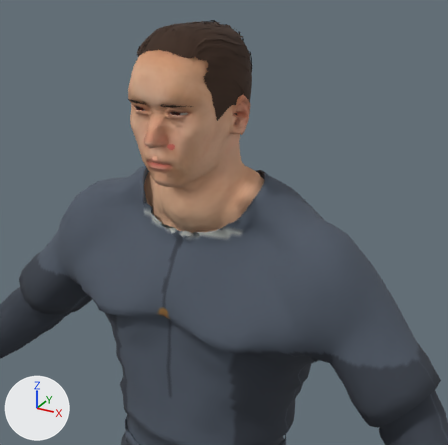
The glTF model apps/client/src/props/art-study/source-kest/kest-field-tunic-motion.glb as it was, and as the next commit left it.
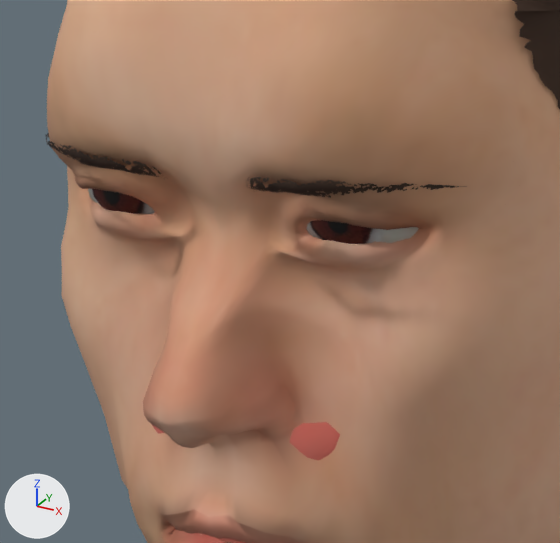
Each version is shown from a 50 mm lens placed at (0.509, -0.746, 1.948), pointed at (0.117, -0.033, 1.592), then close up on the part from 27% to 47% of the width and 17% to 37% of the height. Arrows for +X, +Y and +Z are at lower left; the lights stay in place. The first two pictures are the older version. Where no turn or scale is listed for an object, it has been applied to the vertices.

In view in the first close-up: 'Kest field-tunic', 'Kest field-tunic.eyebrow001', 'Kest field-tunic.low-poly', 'Kest field-tunic.short04'.
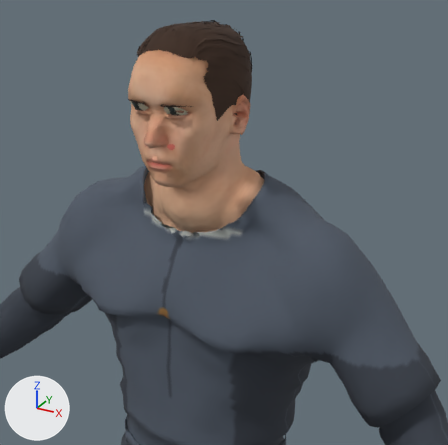
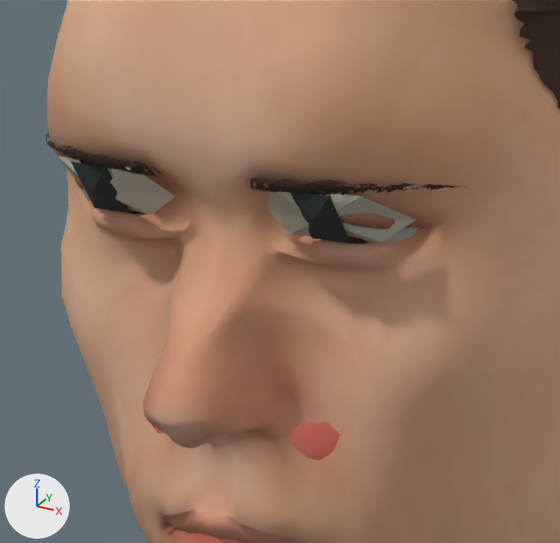
Where the change shows, as pixel boxes (x1, y1, x2, y2) in the close-ups (560 x 543 px):
'Kest eye accents', added
    after: (58, 156, 416, 243)
'Kest field-tunic.low-poly', unchanged, covered by the edit
    before: (88, 189, 419, 244)
    after: (129, 209, 419, 244)

Edits to the bpy script that builds the scene:
```text
Add mat_kest_eye_accents_palette:
    mat_kest_eye_accents_palette = bpy.data.materials.new('Kest eye accents palette')
    mat_kest_eye_accents_palette.use_nodes = True; mat_kest_eye_accents_palette.node_tree.nodes.clear()
    _N = mat_kest_eye_accents_palette.node_tree.nodes; _L = mat_kest_eye_accents_palette.node_tree.links
    n0 = _N.new('ShaderNodeBsdfPrincipled'); n0.name = 'Principled BSDF'
    n0.inputs[2].default_value = 0.9  # 'Roughness'
    n1 = _N.new('ShaderNodeOutputMaterial'); n1.name = 'Material Output'
    n2 = _N.new('ShaderNodeVertexColor'); n2.name = 'Color Attribute'
    _L.new(n0.outputs[0], n1.inputs[0])  # 'BSDF' to 'Surface'
    _L.new(n2.outputs[0], n0.inputs[0])  # 'Color' to 'Base Color'
Add me_kest_eye_accents:
    me_kest_eye_accents.from_pydata(...)  # 24 vertices, 20 faces; spans x -0.0484..0.0484, y -0.1562..-0.1396, z 1.7228..1.7354
    me_kest_eye_accents.materials.append(mat_kest_eye_accents_palette)
Add ob_kest_eye_accents:
    ob_kest_eye_accents = bpy.data.objects.new('Kest eye accents', me_kest_eye_accents)
    ob_kest_eye_accents.location = (-0.0003, 0.125, 0.0125)
```
